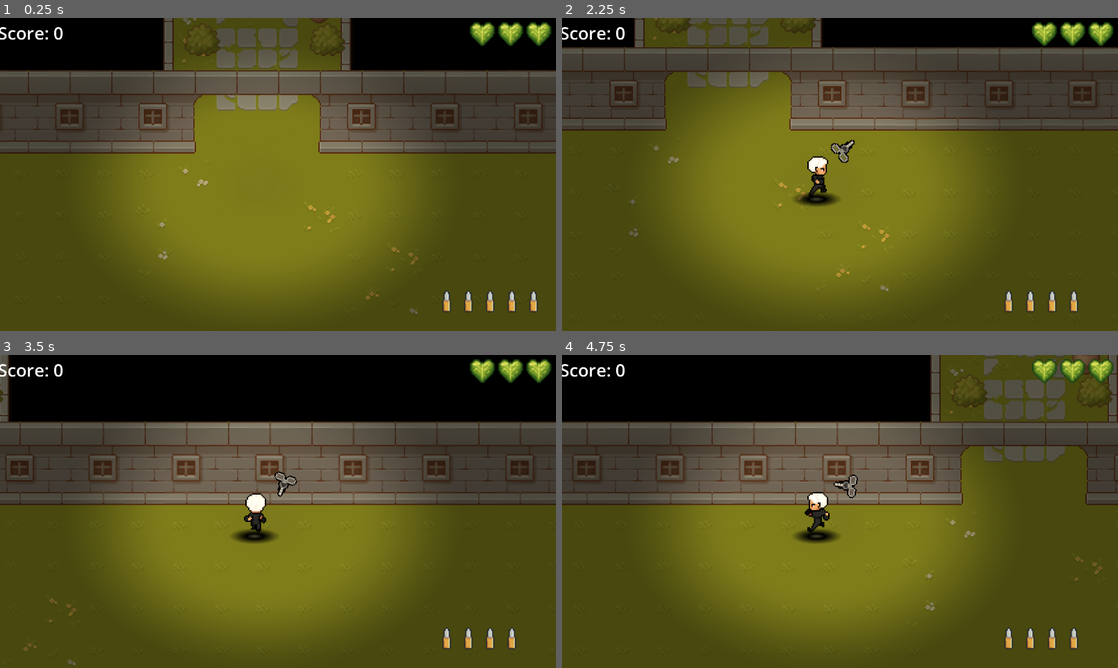
Above: before the commit, frames 1-4 (two rows, left to right).
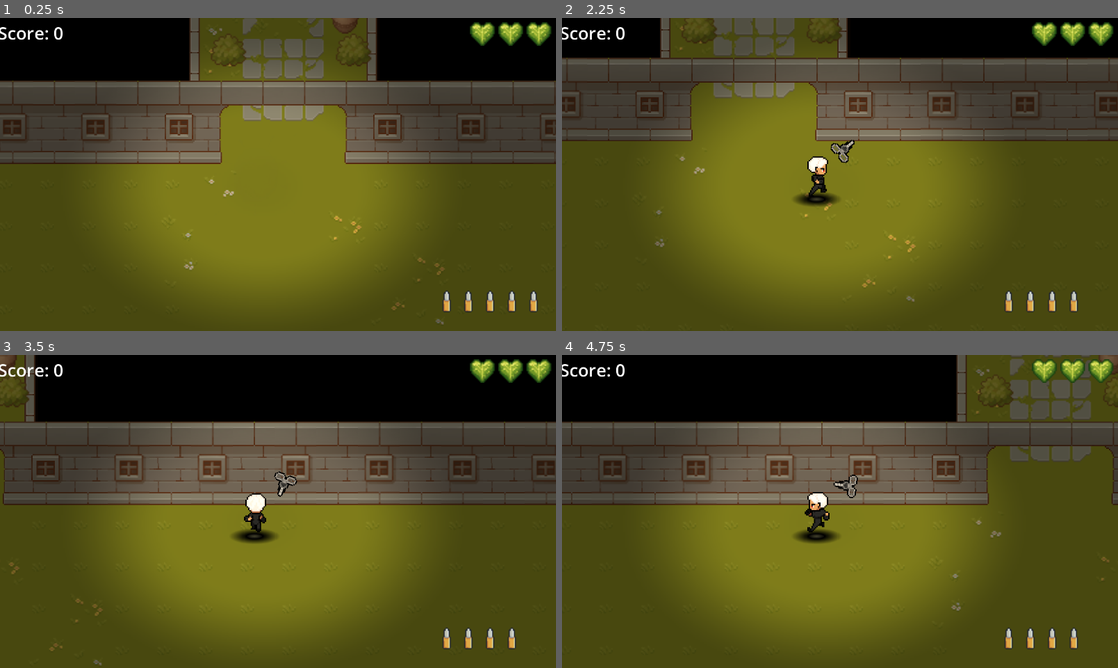
Above: after the commit, the same moments.

Repository: NataDkoko/PROJECT-KALKULUS
Game: Godot game, scene res://main.tscn
Same seed, same stepped clock (60 frames per second), same inputs: the game is played once before the commit and once after it. Sound files missing from this copy of the repository are replaced by a short silence.
Inputs (mouse positions are in pixels of both pictures, inside the frame that each line leads up to):
- Up to frame 1 (0.25 s): no input
- Up to frame 2 (2.25 s): tap Enter at 0.5 s; move the mouse to (962, 158) at 0.52 s; hold Right (move_right) 0.53-1.28 s; click (962, 158) at 0.67 s; move the mouse to (728, 190) at 1.27 s; hold Down (move_down) 1.28-2.03 s; move the mouse to (895, 105) at 2.02 s; hold Right (move_right) from 2.03 s (still down)
- Up to frame 3 (3.5 s): move the mouse to (250, 574) at 2.77 s; release Right (move_right) at 2.78 s; hold Up (move_up) from 2.78 s (still down); click (250, 574) at 2.92 s
- Up to frame 4 (4.75 s): move the mouse to (1006, 558) at 3.52 s; release Up (move_up) at 3.53 s; hold Left (move_left) from 3.53 s (still down); move the mouse to (673, 464) at 4.27 s

The runs differ from the first frame. In frame 1, 18% of the frame differs, in the area x 0-100%, y 0-98%; in frame 2, 15%; in frame 3, 5.0%; in frame 4, 8.6%.

Commit message:
tambahan musuh baru

Diff:
--- a/main.tscn
+++ b/main.tscn
@@ -10,10 +10,10 @@
 script = ExtResource("1_kek77")
 
 [node name="Map" parent="." unique_id=1133271953 instance=ExtResource("1_1bvp3")]
-position = Vector2(-2, 3)
+position = Vector2(-639, -714)
 
 [node name="Player" parent="." unique_id=1518018701 instance=ExtResource("2_0xm2m")]
-position = Vector2(669, 1235)
+position = Vector2(12, 510)
 
 [node name="UI" parent="." unique_id=1606197358 instance=ExtResource("4_1bvp3")]
 
--- a/musuh.gd
+++ b/musuh.gd
@@ -127,7 +127,7 @@
 		$AnimatedSprite2D.modulate = Color(1, 1, 1)
 
 		# Tunggu 0.1 detik lagi sebelum mengulang kelap-kelip
-		await get_tree().create_timer(0.1).timeoutw
+		await get_tree().create_timer(0.1).timeout
 	if is_dead:
 		return # Kalau udah mati, gak usah kena damage lagi
 
--- /dev/null
+++ b/musuhbaru.tscn
@@ -0,0 +1,203 @@
+[gd_scene format=3 uid="uid://capnhia83x5gf"]
+
+[ext_resource type="Script" uid="uid://bh4h0ktghtxrv" path="res://musuh.gd" id="1_42jpw"]
+[ext_resource type="Texture2D" uid="uid://cjm2whb5kr4dt" path="res://asset/character/MUSUH/Idle-Sheet.png" id="2_xhu3l"]
+[ext_resource type="Texture2D" uid="uid://djqja534cel8x" path="res://asset/character/MUSUH/Death-Sheet.png" id="3_5m5j3"]
+[ext_resource type="Texture2D" uid="uid://b0r80xvjj1kmj" path="res://asset/character/MUSUH/Run-Sheet.png" id="4_5gpfu"]
+[ext_resource type="AudioStream" uid="uid://bi5njqek84vdk" path="res://asset/sfx/Piglin_death2.ogg.mp3" id="5_47y4w"]
+
+[sub_resource type="CapsuleShape2D" id="CapsuleShape2D_1vf1i"]
+radius = 62.31198
+height = 124.62396
+
+[sub_resource type="AtlasTexture" id="AtlasTexture_vupbr"]
+atlas = ExtResource("2_xhu3l")
+region = Rect2(0, 0, 32, 32)
+
+[sub_resource type="AtlasTexture" id="AtlasTexture_dihok"]
+atlas = ExtResource("2_xhu3l")
+region = Rect2(64, 0, 32, 32)
+
+[sub_resource type="AtlasTexture" id="AtlasTexture_1vf1i"]
+atlas = ExtResource("2_xhu3l")
+region = Rect2(32, 0, 32, 32)
+
+[sub_resource type="AtlasTexture" id="AtlasTexture_iexml"]
+atlas = ExtResource("2_xhu3l")
+region = Rect2(96, 0, 32, 32)
+
+[sub_resource type="AtlasTexture" id="AtlasTexture_b1ubf"]
+atlas = ExtResource("3_5m5j3")
+region = Rect2(0, 0, 64, 64)
+
+[sub_resource type="AtlasTexture" id="AtlasTexture_vrmxn"]
+atlas = ExtResource("3_5m5j3")
+region = Rect2(64, 0, 64, 64)
+
+[sub_resource type="AtlasTexture" id="AtlasTexture_wtwhl"]
+atlas = ExtResource("3_5m5j3")
+region = Rect2(128, 0, 64, 64)
+
+[sub_resource type="AtlasTexture" id="AtlasTexture_g15x8"]
+atlas = ExtResource("3_5m5j3")
+region = Rect2(192, 0, 64, 64)
+
+[sub_resource type="AtlasTexture" id="AtlasTexture_8btyg"]
+atlas = ExtResource("3_5m5j3")
+region = Rect2(256, 0, 64, 64)
+
+[sub_resource type="AtlasTexture" id="AtlasTexture_f1ass"]
+atlas = ExtResource("3_5m5j3")
+region = Rect2(320, 0, 64, 64)
+
+[sub_resource type="AtlasTexture" id="AtlasTexture_5ark8"]
+atlas = ExtResource("4_5gpfu")
+region = Rect2(0, 0, 64, 64)
+
+[sub_resource type="AtlasTexture" id="AtlasTexture_2rkn2"]
+atlas = ExtResource("4_5gpfu")
+region = Rect2(64, 0, 64, 64)
+
+[sub_resource type="AtlasTexture" id="AtlasTexture_2d1an"]
+atlas = ExtResource("4_5gpfu")
+region = Rect2(128, 0, 64, 64)
+
+[sub_resource type="AtlasTexture" id="AtlasTexture_6mybf"]
+atlas = ExtResource("4_5gpfu")
+region = Rect2(192, 0, 64, 64)
+
+[sub_resource type="AtlasTexture" id="AtlasTexture_x0a8k"]
+atlas = ExtResource("4_5gpfu")
+region = Rect2(256, 0, 64, 64)
+
+[sub_resource type="AtlasTexture" id="AtlasTexture_bjvhb"]
+atlas = ExtResource("4_5gpfu")
+region = Rect2(320, 0, 64, 64)
+
+[sub_resource type="SpriteFrames" id="SpriteFrames_5ark8"]
+animations = [{
+"frames": [{
+"duration": 1.0,
+"texture": SubResource("AtlasTexture_vupbr")
+}, {
+"duration": 1.0,
+"texture": SubResource("AtlasTexture_dihok")
+}, {
+"duration": 1.0,
+"texture": SubResource("AtlasTexture_1vf1i")
+}, {
+"duration": 1.0,
+"texture": SubResource("AtlasTexture_iexml")
+}],
+"loop": true,
+"name": &"diam",
+"speed": 5.0
+}, {
+"frames": [{
+"duration": 1.0,
+"texture": SubResource("AtlasTexture_b1ubf")
+}, {
+"duration": 1.0,
+"texture": SubResource("AtlasTexture_vrmxn")
+}, {
+"duration": 1.0,
+"texture": SubResource("AtlasTexture_wtwhl")
+}, {
+"duration": 1.0,
+"texture": SubResource("AtlasTexture_g15x8")
+}, {
+"duration": 1.0,
+"texture": SubResource("AtlasTexture_8btyg")
+}, {
+"duration": 1.0,
+"texture": SubResource("AtlasTexture_f1ass")
+}],
+"loop": false,
+"name": &"mati",
+"speed": 5.0
+}, {
+"frames": [{
+"duration": 1.0,
+"texture": SubResource("AtlasTexture_5ark8")
+}, {
+"duration": 1.0,
+"texture": SubResource("AtlasTexture_2rkn2")
+}, {
+"duration": 1.0,
+"texture": SubResource("AtlasTexture_2d1an")
+}, {
+"duration": 1.0,
+"texture": SubResource("AtlasTexture_6mybf")
+}, {
+"duration": 1.0,
+"texture": SubResource("AtlasTexture_x0a8k")
+}, {
+"duration": 1.0,
+"texture": SubResource("AtlasTexture_bjvhb")
+}],
+"loop": true,
+"name": &"run",
+"speed": 10.0
+}]
+
+[sub_resource type="Gradient" id="Gradient_606se"]
+offsets = PackedFloat32Array(0, 0.1264045, 0.39044943)
+colors = PackedColorArray(0.19298245, 0.19298245, 0.19298245, 0.80701756, 0, 0, 0, 1, 0, 0, 0, 0)
+metadata/_snap_count = 2
+
+[sub_resource type="GradientTexture2D" id="GradientTexture2D_1vf1i"]
+gradient = SubResource("Gradient_606se")
+width = 69
+height = 68
+fill = 1
+fill_from = Vector2(0.5, 0.5)
+
+[sub_resource type="CapsuleShape2D" id="CapsuleShape2D_dihok"]
+radius = 37.654926
+height = 75.504456
+
+[node name="musuh" type="CharacterBody2D" unique_id=719829037]
+rotation = 0.17831278
+collision_layer = 2
+script = ExtResource("1_42jpw")
+
+[node name="Sprite2D" type="Sprite2D" parent="." unique_id=712683039]
+scale = Vector2(0.5, 0.5)
+metadata/_edit_group_ = true
+
+[node name="CollisionShape2D" type="CollisionShape2D" parent="." unique_id=42407270]
+position = Vector2(-1.9682887, 0.3547387)
+rotation = 2.9792771
+scale = Vector2(0.5000001, 0.5000001)
+shape = SubResource("CapsuleShape2D_1vf1i")
+
+[node name="NavigationAgent2D" type="NavigationAgent2D" parent="." unique_id=1516102335]
+
+[node name="AnimatedSprite2D" type="AnimatedSprite2D" parent="." unique_id=1409165159]
+position = Vector2(-7.043185, -24.402134)
+rotation = -0.15184365
+scale = Vector2(1.4915833, 1.3512219)
+sprite_frames = SubResource("SpriteFrames_5ark8")
+animation = &"mati"
+
+[node name="Shadow" type="Sprite2D" parent="." unique_id=349536858]
+position = Vector2(-0.9911947, 20.42017)
+scale = Vector2(1.0401658, 0.3990764)
+texture = SubResource("GradientTexture2D_1vf1i")
+
+[node name="Hitbox" type="Area2D" parent="." unique_id=1134590104]
+collision_layer = 2
+collision_mask = 2
+
+[node name="CollisionShape2D" type="CollisionShape2D" parent="Hitbox" unique_id=1839072368]
+position = Vector2(-0.27466702, 4.113947)
+shape = SubResource("CapsuleShape2D_dihok")
+
+[node name="RayCast2D" type="RayCast2D" parent="." unique_id=147839313]
+collision_mask = 3
+
+[node name="SFXMati" type="AudioStreamPlayer2D" parent="." unique_id=211795269]
+stream = ExtResource("5_47y4w")
+
+[connection signal="body_entered" from="Hitbox" to="." method="_on_hitbox_body_entered"]
+[connection signal="body_exited" from="Hitbox" to="." method="_on_hitbox_body_exited"]
